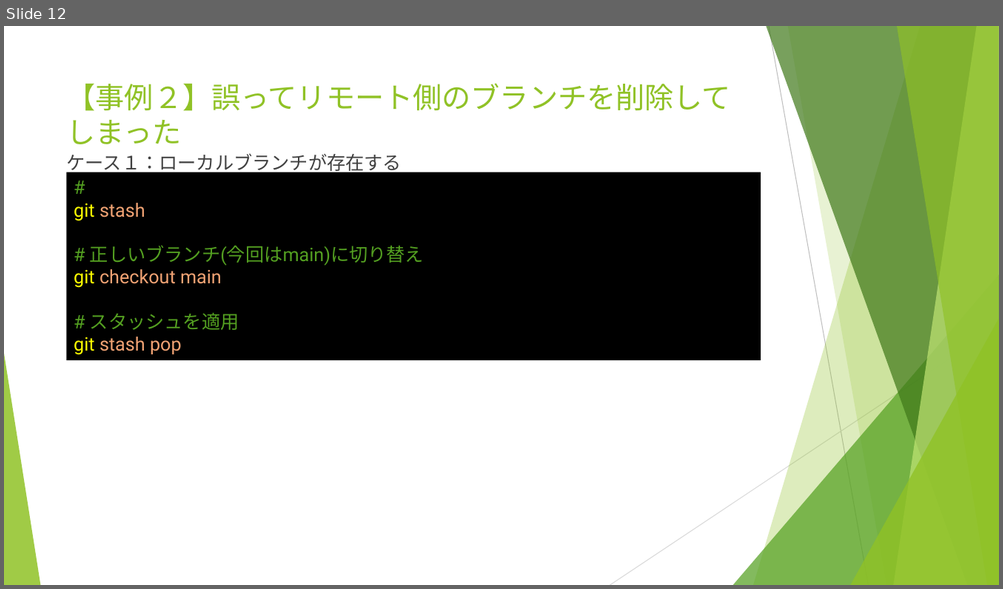
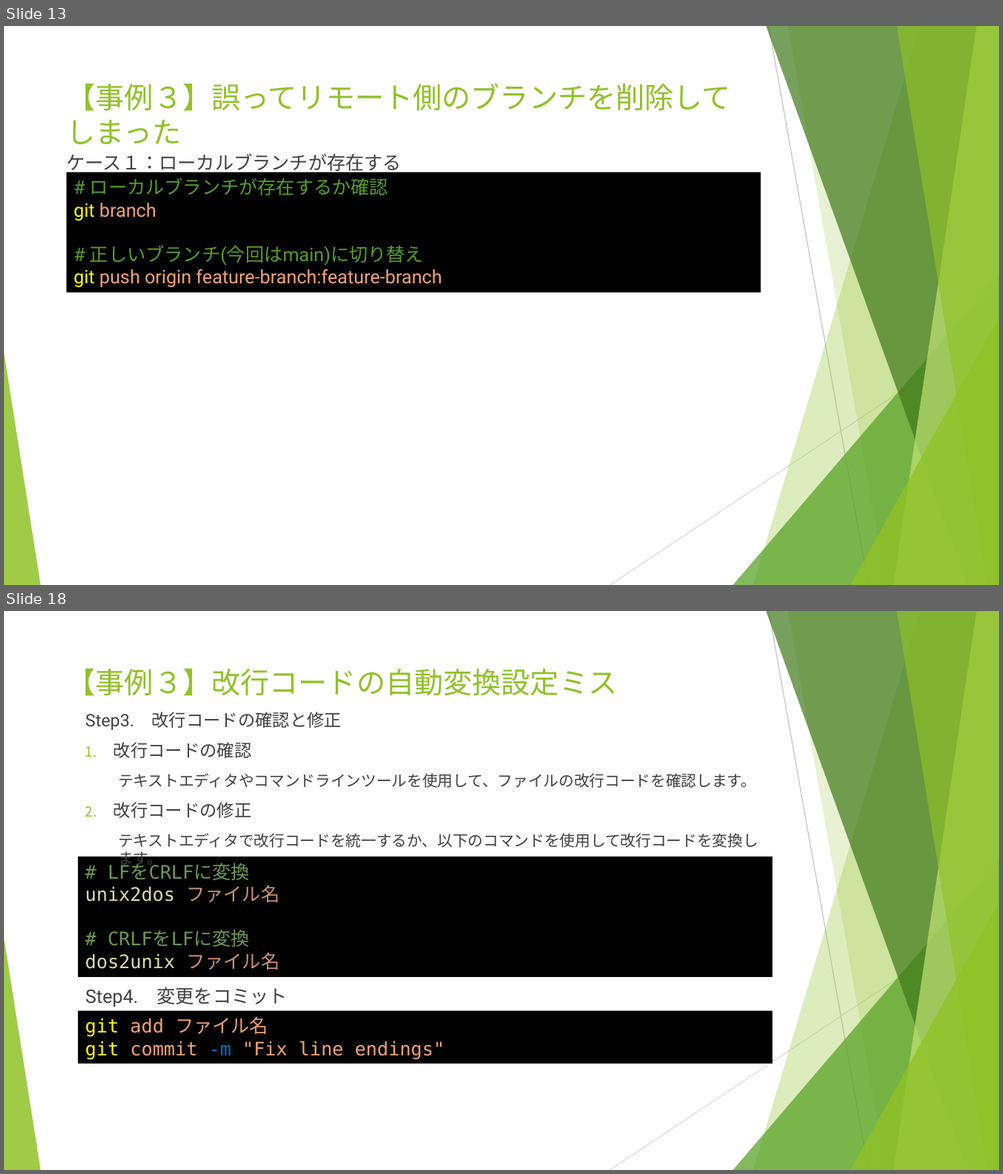
Before and after one commit to yusuke8655/git-trouble-shooting, a slide deck: Gitトラブルシューティング.pptx. Shown one above the other, each under a label of ours: slide 12 before the commit, slides 13 and 18 after it; the slides between them are not shown. The pictures are 1003x589 and 1003x1174 pixels, drawn with LibreOffice and Linux fonts; fonts in the diff are those of the drawing. Boxes give left, top, right and bottom in pixels: in the first picture for what was removed or moved away, otherwise in the second. Text is boxed around its words. In the diff, an @@ line names an element or a change of style, - is before the commit and + after.

Commit message:
事例４まで作成

```diff
--- a/Gitトラブルシューティング.pptx
+++ b/Gitトラブルシューティング.pptx
@@ slide 18 added at <box>4,611,999,1170</box>, background #FFFFFF; not listed: 10 template elements that a slide beside it also shows @@
@@ title added at <box>67,669,617,696</box>, 28 pt, text #90C226 @@
+【事例３】改行コードの自動変換設定ミス
@@ text added at <box>85,712,758,869</box>, 14.8 pt, text #404040 @@
+Step3. 改行コードの確認と修正
+1. 改行コードの確認
+  テキストエディタやコマンドラインツールを使用して、ファイルの改行コードを確認します。
+2. 改行コードの修正
+  テキストエディタで改行コードを統一するか、以下のコマンドを使用して改行コードを変換します。
@@ rectangle added at <box>78,857,772,977</box>, fill #000000, 18 pt, text #6A9955 @@
+# LFをCRLFに変換
+unix2dos ファイル名
+# CRLFをLFに変換
+dos2unix ファイル名
@@ text added at <box>85,988,287,1007</box>, 18 pt, text #404040 @@
+Step4. 変更をコミット
@@ rectangle added at <box>78,1011,772,1064</box>, fill #000000, 18 pt, text #F1A374 @@
+git add ファイル名
+git commit -m "Fix line endings"
@@ what was slide 12 is now slide 13 @@
@@ slide 13 changed as well @@
@@ title at <box>67,83,731,144</box>: text changed @@
-【事例２】誤ってリモート側のブランチを削除してしまった
+【事例３】誤ってリモート側のブランチを削除してしまった
@@ rectangle "# ローカルブランチが存在するか確認": place and size @@
-rectangle "# ローカルブランチが存在するか確認" at <box>67,173,761,360</box>
+rectangle "# ローカルブランチが存在するか確認" at <box>67,173,761,293</box>
@@ text in rectangle at <box>74,178,388,221</box>: text changed; text colour #F1A374 to #54A021 @@
-#
-git stash
+# ローカルブランチが存在するか確認
+git branch
@@ text in rectangle at <box>74,269,441,288</box>: text changed @@
-git checkout main
-# スタッシュを適用
-git stash pop
+git push origin feature-branch:feature-branch
```
Also in this commit, not shown: 6 other slides changed, 5 other slides added.
